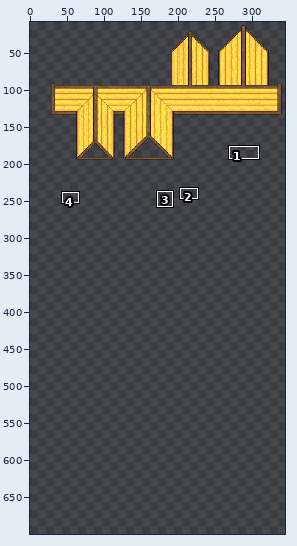
Two states of a pixel-art file, assets/buildings.ase. The picture above shows the old version from afar; the outline marks the close-up.
Close-up. The starting point:
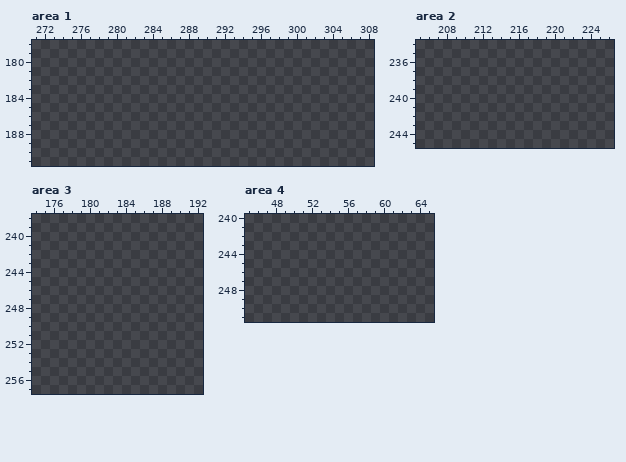
700x700 pixels, 1 frame. Colours within 5 levels of each other are drawn and written as one. Shown: area 1: x 271..308, y 178..191; area 2: x 205..226, y 234..245; area 3: x 174..192, y 238..257; area 4: x 45..65, y 240..251. The wide view leaves out empty margins. The commit also changed other parts of the picture, which this record leaves out.
After:
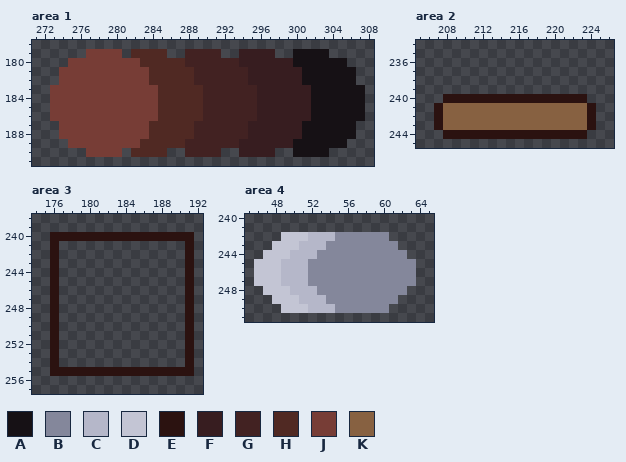
Palette (. is transparent): A #161115  B #84879b  C #b5b7c9  D #c3c5d4  E #2b1210  F #371d20  G #422222  H #502923  J #773d36  K #876141
Change:
layer "Layer 2" added
Area 1, layer "Layer 2":
y 179: x 277..280 .... -> JJJJ; x 282..285 .... -> HHHH; x 288..291 .... -> GGGG; x 294..297 .... -> FFFF; x 300..303 .... -> AAAA
y 180: x 275..305 ............................... -> JJJJJJJJHHHHHGGGGGGFFFFFFAAAAAA
y 181..182: x 274..306 ................................. -> JJJJJJJJJJHHHHHGGGGGGFFFFFFAAAAAA
y 183..186: x 273..307 ................................... -> JJJJJJJJJJJJHHHHHGGGGGGFFFFFFAAAAAA
y 187..188: x 274..306 ................................. -> JJJJJJJJJJHHHHHGGGGGGFFFFFFAAAAAA
y 189: x 275..305 ............................... -> JJJJJJJJHHHHHGGGGGGFFFFFFAAAAAA
y 190: x 277..280 .... -> JJJJ; x 282..285 .... -> HHHH; x 288..291 .... -> GGGG; x 294..297 .... -> FFFF; x 300..303 .... -> AAAA
Area 2, layer "Layer 2":
y 240: x 208..223 ................ -> EEEEEEEEEEEEEEEE
y 241..243: x 207..224 .................. -> EKKKKKKKKKKKKKKKKE
y 244: x 208..223 ................ -> EEEEEEEEEEEEEEEE
Area 3, layer "Layer 2":
y 240: x 176..191 ................ -> EEEEEEEEEEEEEEEE
y 241..254: x 176 . -> E; x 191 . -> E
y 255: x 176..191 ................ -> EEEEEEEEEEEEEEEE
Area 4, layer "Layer 2":
y 242: x 49..60 ............ -> DDDCCCBBBBBB
y 243: x 48..61 .............. -> DDDCCCBBBBBBBB
y 244: x 47..62 ................ -> DDDCCCBBBBBBBBBB
y 245..247: x 46..63 .................. -> DDDCCCBBBBBBBBBBBB
y 248: x 47..62 ................ -> DDDCCCBBBBBBBBBB
y 249: x 48..61 .............. -> DDDCCCBBBBBBBB
y 250: x 49..60 ............ -> DDDCCCBBBBBB
